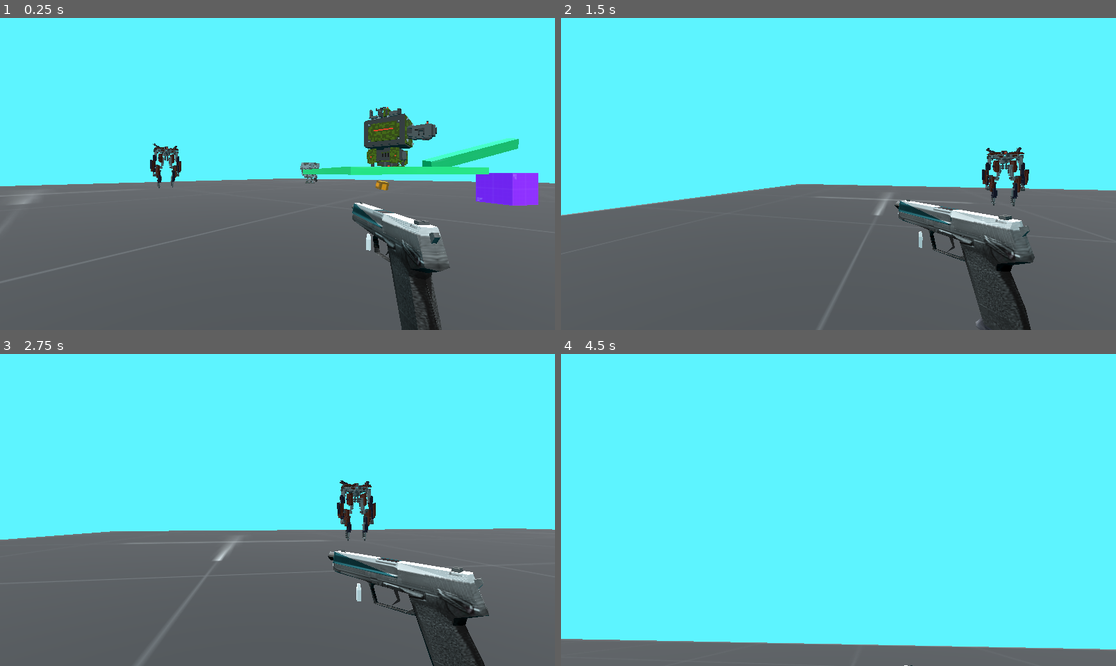
Above: before the commit, frames 1-4 (two rows, left to right).
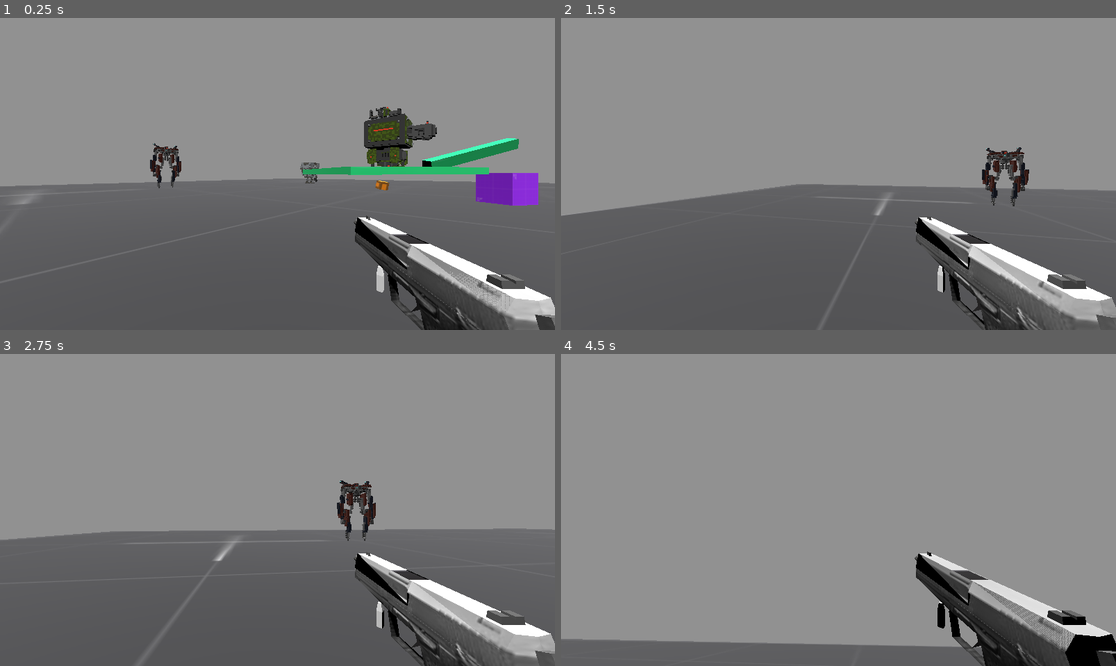
Above: after the commit, the same moments.

Repository: TheOnePebblez/Portfolio
Game: Godot game, scene res://Scenes/Scene1.tscn
Two runs of this game, one before a commit and one after it. Both use one fixed random seed, a clock stepped at 60 frames per second and the inputs below.
Inputs (mouse positions are in pixels of both pictures, inside the frame that each line leads up to):
- Up to frame 1 (0.25 s): no input
- Up to frame 2 (1.5 s): tap Enter (ui_accept) at 0.5, 0.77 s; move the mouse to (866, 174) at 0.52 s; hold W (Forward) from 0.53 s (still down); click (866, 174) at 0.6 s; move the mouse to (810, 174) at 1.27 s; tap Shift (Sprint) at 1.35 s
- Up to frame 3 (2.75 s): keep holding W (Forward); tap Enter (ui_accept) at 1.52 s; click (249, 510) at 1.55 s; move the mouse to (288, 503) at 2.02 s; click (288, 503) at 2.1 s
- Up to frame 4 (4.5 s): move the mouse to (832, 516) at 2.77 s; click (832, 516) at 2.85 s; tap Enter (ui_accept) at 3.02, 3.77 s; move the mouse to (877, 513) at 3.52 s; hold Shift (Sprint) 3.53-4.28 s; click (877, 513) at 3.8 s; tap Escape (ui_cancel) at 4.15 s; move the mouse to (672, 463) at 4.27 s; release W (Forward) at 4.28 s; hold A (Left) from 4.28 s (still down); click (672, 463) at 4.35 s

The runs differ from the first frame. In frame 1, 58% of the frame differs, in the area x 0-100%, y 0-100%; in frame 2, 61%; in frame 3, 62%; in frame 4, 94%.

Commit message:
Fixed Gun and Added new ammo counter

Diff:
--- /dev/null
+++ b/3DEnviro/AllSkyFree_EpicBlueSunset.tscn
@@ -0,0 +1,48 @@
+[gd_scene load_steps=4 format=2]
+
+[ext_resource path="res://addons/AllSkyFree/Skyboxes/AllSkyFree_Sky_EpicBlueSunset_Equirect.png" type="Texture" id=1]
+
+
+[sub_resource type="PanoramaSky" id=1]
+panorama = ExtResource( 1 )
+
+[sub_resource type="Environment" id=2]
+background_mode = 2
+background_sky = SubResource( 1 )
+ambient_light_energy = 0.67
+fog_enabled = true
+fog_color = Color( 0.305882, 0.372549, 0.52549, 1 )
+fog_sun_color = Color( 0.901961, 0.803922, 0.752941, 1 )
+fog_sun_amount = 1.0
+fog_depth_begin = 98.8
+fog_depth_end = 1444.5
+fog_depth_curve = 0.466516
+fog_transmit_enabled = true
+fog_transmit_curve = 0.659754
+fog_height_enabled = true
+fog_height_min = 148.2
+fog_height_max = -48.0
+fog_height_curve = 4.59481
+ssao_radius = 8.1
+ssao_intensity = 4.3
+ssao_radius2 = 40.7
+ssao_intensity2 = 14.6
+ssao_bias = 0.059
+ssao_color = Color( 0.180392, 0.207843, 0.25098, 1 )
+glow_enabled = true
+glow_intensity = 1.86
+glow_strength = 0.87
+glow_bloom = 0.02
+glow_hdr_threshold = 0.44
+glow_bicubic_upscale = true
+
+[node name="AllSkyFree_EpicBlueSunset" type="Spatial"]
+
+[node name="WorldEnvironment_EpicBlueSunset" type="WorldEnvironment" parent="."]
+environment = SubResource( 2 )
+
+[node name="DirectionalLight_EpicBlueSunset" type="DirectionalLight" parent="."]
+transform = Transform( 1, 0, 0, 0, 0.849579, 0.527461, 0, -0.527461, 0.849579, 0, 26.5368, 0 )
+light_color = Color( 1, 0.924276, 0.869018, 1 )
+light_specular = 1.0
+shadow_enabled = true
--- /dev/null
+++ b/3DEnviro/Gun Machine.gd
@@ -0,0 +1,31 @@
+extends Node3D
+
+
+# Called when the node enters the scene tree for the first time.
+var ammo = 8
+var reload = 8
+var totalammo = 32
+var spentammo = 0
+func ammocheck():
+	if Input.is_action_just_pressed("Reload") or ammo == 0:
+		spentammo = 8 - ammo
+		totalammo = totalammo - spentammo
+		ammo = 8
+	elif totalammo == 0:
+		pass
+	else:
+		pass
+func shootammo():
+	if Input.is_action_just_pressed("Shoot") and totalammo != 0:
+		ammo = ammo - 1
+		print(ammo)
+
+
+func _ready():
+	pass # Replace with function body.
+
+
+# Called every frame. 'delta' is the elapsed time since the previous frame.
+func _process(delta):
+	ammocheck()
+	shootammo()
--- a/3DEnviro/Scenes/Scene1.tscn
+++ b/3DEnviro/Scenes/Scene1.tscn
@@ -37,14 +37,13 @@
 [sub_resource type="PlaneMesh" id="PlaneMesh_47khe"]
 size = Vector2(100, 100)
 
-[sub_resource type="Sky" id="Sky_sonw5"]
+[sub_resource type="Sky" id="Sky_dca3e"]
 
 [sub_resource type="Environment" id="Environment_dcp76"]
-background_mode = 1
 background_color = Color(0.192157, 0.505882, 0.552941, 1)
 background_energy_multiplier = 1.89
-sky = SubResource("Sky_sonw5")
-ambient_light_color = Color(0.541176, 0.843137, 0.835294, 1)
+sky = SubResource("Sky_dca3e")
+ambient_light_source = 2
 ambient_light_energy = 1.31
 reflected_light_source = 2
 ssr_enabled = true
@@ -99,10 +98,10 @@
 [node name="Camera3D" type="Camera3D" parent="Player"]
 transform = Transform3D(1, 0, 0, 0, 1, 0, 0, 0, 1, 0.00858527, 0.483728, 0)
 
-[node name="Usp" type="MeshInstance3D" parent="Player"]
-transform = Transform3D(-0.00207325, 0, 0.0999785, 0, 0.1, 0, -0.0999785, 0, -0.00207325, 0.165869, 0.254115, -0.306576)
+[node name="Usp" type="MeshInstance3D" parent="Player/Camera3D"]
+transform = Transform3D(-0.00207325, 0, 0.0999785, 0, 0.1, 0, -0.0999785, 0, -0.00207325, 0.117603, -0.232061, -0.189013)
 mesh = ExtResource("6_4utjl")
-skeleton = NodePath("../..")
+skeleton = NodePath("../../..")
 script = ExtResource("7_86uhr")
 
 [node name="DirectionalLight3D" type="DirectionalLight3D" parent="."]
--- a/3DEnviro/Scenes/Usp.gd
+++ b/3DEnviro/Scenes/Usp.gd
@@ -3,27 +3,10 @@
 
 
 
-var CameraRotation = Vector2(0,-1)
-var MouseSensitivity = 0.002
+
 # Called when the node enters the scene tree for the first time.
 func _ready():
-	Input.set_mouse_mode(Input.MOUSE_MODE_CAPTURED)
-
-func _input(event):
-	if event.is_action_pressed("ui_cancel"):
-		Input.set_mouse_mode(Input.MOUSE_MODE_VISIBLE)
-
-	if event is InputEventMouseMotion:
-		var MouseEvent = event.relative * MouseSensitivity
-		CameraLook(MouseEvent)
-
-func CameraLook(Movement: Vector2):
-	CameraRotation = Movement
-	CameraRotation.y = clamp(CameraRotation.y, -1.5, 0.2)
-	CameraRotation.x = clamp(CameraRotation.x, 1.5, -0.2)
-
-	rotate(Vector3(0, 1, 0), -CameraRotation.x)
-	rotate(Vector3(1, 0, 0), -CameraRotation.y)
+	pass
 
 # Called every frame. 'delta' is the elapsed time since the previous frame.
 func _process(delta):
--- /dev/null
+++ b/3DEnviro/gun_machine.tscn
@@ -0,0 +1,6 @@
+[gd_scene load_steps=2 format=3 uid="uid://cbyhbebapyx8y"]
+
+[ext_resource type="Script" path="res://Gun Machine.gd" id="1_iuvdn"]
+
+[node name="Gun Machine" type="Node3D"]
+script = ExtResource("1_iuvdn")
--- a/3DEnviro/project.godot
+++ b/3DEnviro/project.godot
@@ -12,7 +12,7 @@
 
 config/name="3d Enviro"
 run/main_scene="res://Scenes/Scene1.tscn"
-config/features=PackedStringArray("4.0", "Forward Plus")
+config/features=PackedStringArray("4.1", "Forward Plus")
 config/icon="res://icon.svg"
 
 [filesystem]
@@ -51,6 +51,16 @@
 "events": [Object(InputEventKey,"resource_local_to_scene":false,"resource_name":"","device":-1,"window_id":0,"alt_press …(182 unchanged characters)…
 ]
 }
+Reload={
+"deadzone": 0.5,
+"events": [Object(InputEventKey,"resource_local_to_scene":false,"resource_name":"","device":-1,"window_id":0,"alt_pressed":false,"shift_pressed":false,"ctrl_pressed":false,"meta_pressed":false,"pressed":false,"keycode":0,"physical_keycode":82,"key_label":0,"unicode":114,"echo":false,"script":null)
+]
+}
+Shoot={
+"deadzone": 0.5,
+"events": [Object(InputEventMouseButton,"resource_local_to_scene":false,"resource_name":"","device":-1,"window_id":0,"alt_pressed":false,"shift_pressed":false,"ctrl_pressed":false,"meta_pressed":false,"button_mask":1,"position":Vector2(194, 13),"global_position":Vector2(198, 56),"factor":1.0,"button_index":1,"canceled":false,"pressed":true,"double_click":false,"script":null)
+]
+}
 
 [physics]
 
Not shown, added: 3DEnviro/AllSkyFree_Sky_EpicBlueSunset_Equirect.png.import
Not shown, added: 3DEnviro/AllSkyFree_Sky_EpicBlueSunset_Equirect.png
